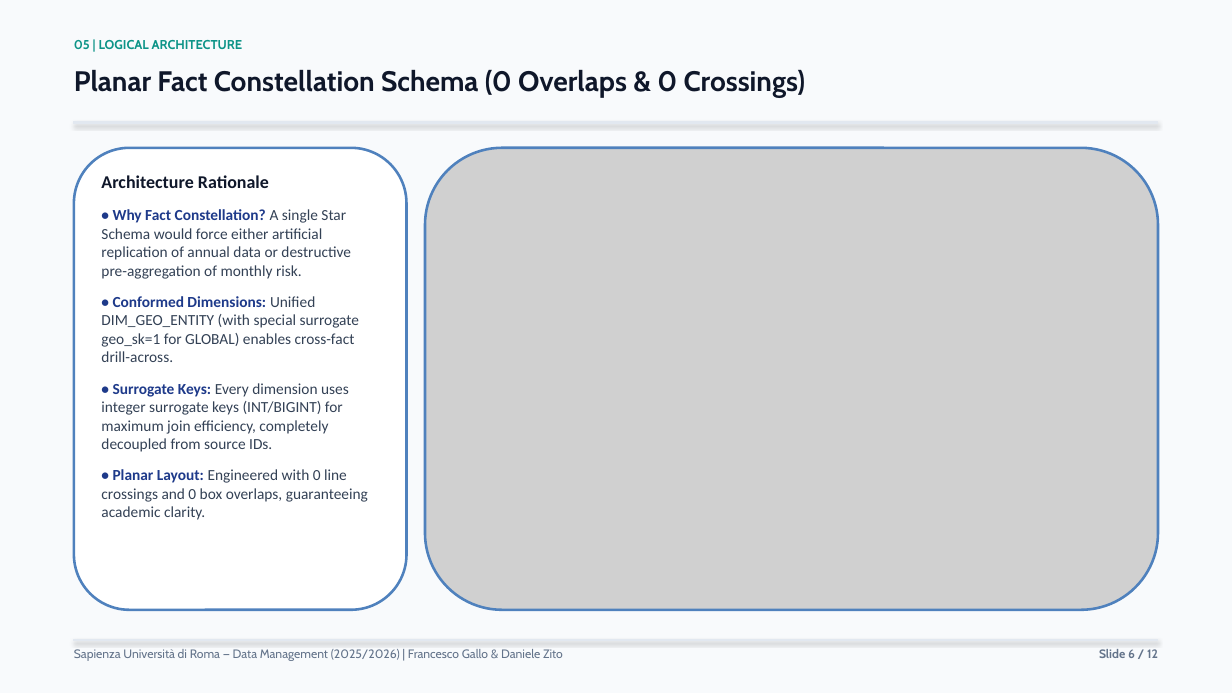
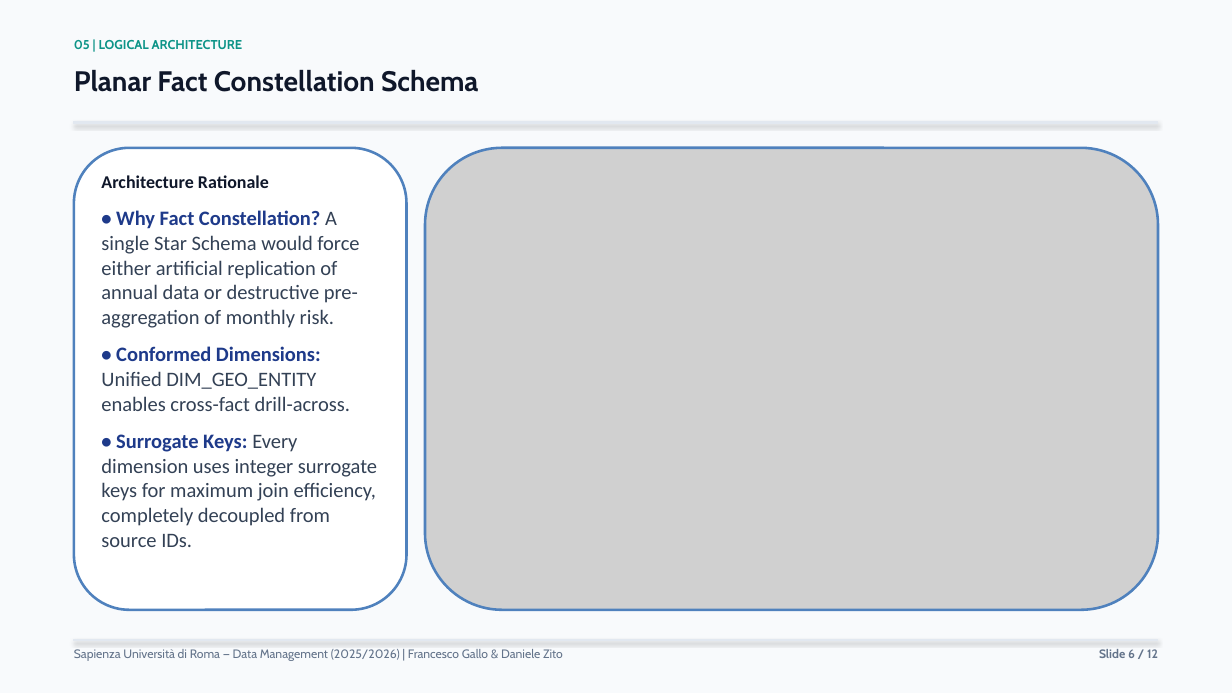
Before and after one commit to francescogallo2708-tech/energy-security-data-warehouse, a slide deck: slide 6 of docs/presentation/energy_security_data_warehouse_presentation.pptx. Drawn at 1232x693 pixels with LibreOffice and Linux fonts; fonts in the diff are those of the drawing; grey boxes stand for pictures. Boxes give left, top, right and bottom in pixels: in the first picture for what was removed or moved away, otherwise in the second. Text is boxed around its words. In the diff, an @@ line names an element or a change of style, - is before the commit and + after.

```diff
--- a/docs/presentation/energy_security_data_warehouse_presentation.pptx
+++ b/docs/presentation/energy_security_data_warehouse_presentation.pptx
@@ text at [74,70,478,92]: text changed @@
-Planar Fact Constellation Schema (0 Overlaps & 0 Crossings)
+Planar Fact Constellation Schema
@@ text at [101,210,359,328]: size 12 to 16 pt in "• Why Fact Constellation? A single Star ..." @@
@@ text at [101,346,377,547]: text changed; size 12 to 16 pt @@
-• Conformed Dimensions: Unified DIM_GEO_ENTITY (with special surrogate geo_sk=1 for GLOBAL) enables cross-fact drill-across.
-• Surrogate Keys: Every dimension uses integer surrogate keys (INT/BIGINT) for maximum join efficiency, completely decoupled from source IDs.
-• Planar Layout: Engineered with 0 line crossings and 0 box overlaps, guaranteeing academic clarity.
+• Conformed Dimensions: Unified DIM_GEO_ENTITY enables cross-fact drill-across.
+• Surrogate Keys: Every dimension uses integer surrogate keys for maximum join efficiency, completely decoupled from source IDs.
```
Also in this commit, not shown: 7 other slides changed, 2 other files.
